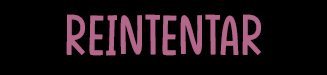
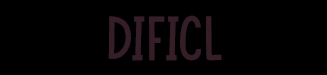
Layers edited between the first and the second 327x75 image:
showed group "Botones settings" (5 layers) over [66, 14, 261, 61]
added layer "Capa 2" (70%) in group "Botones settings" over [66, 14, 261, 61]
showed "BotonDificil" over [89, 14, 239, 61]
showed "BotonMedio" over [89, 14, 239, 61]
added layer "Capa 1" in group "Botones settings" over [66, 14, 261, 61]
hid group "Botones Game Over" (2 layers) over [66, 14, 261, 61]
